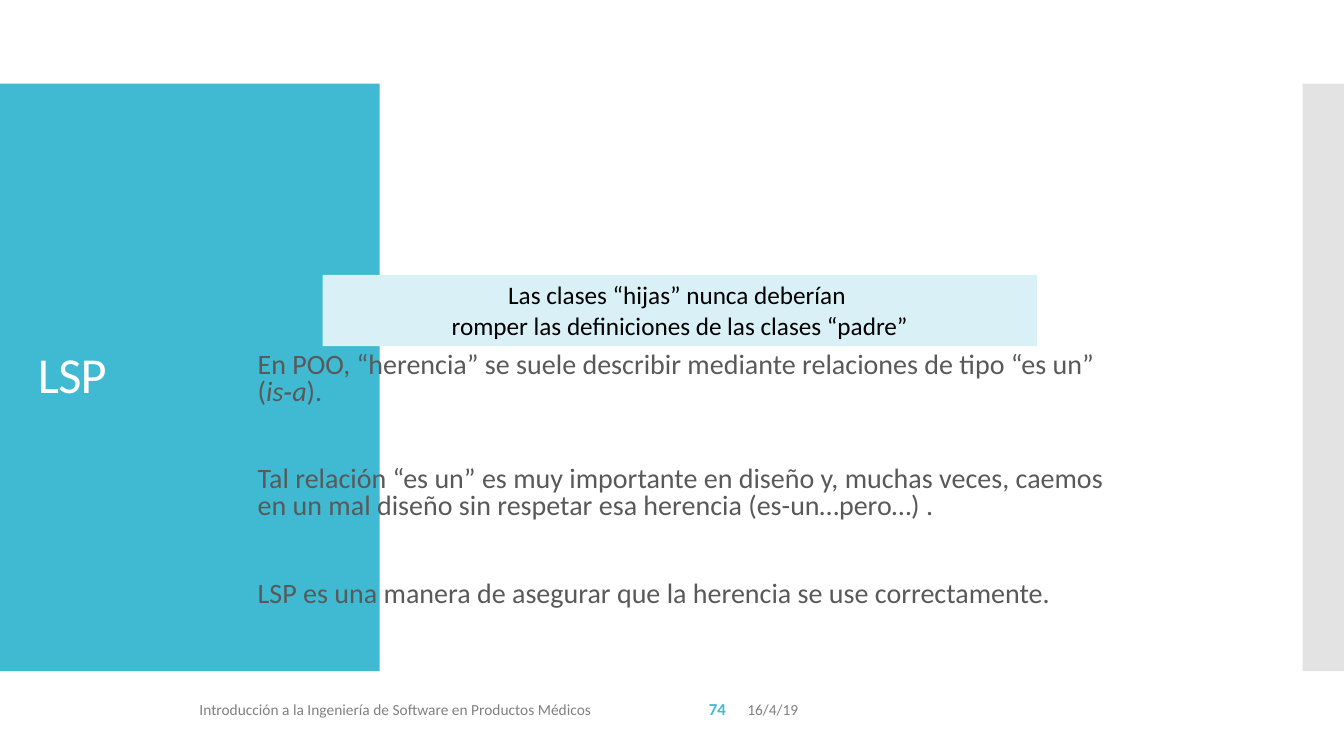
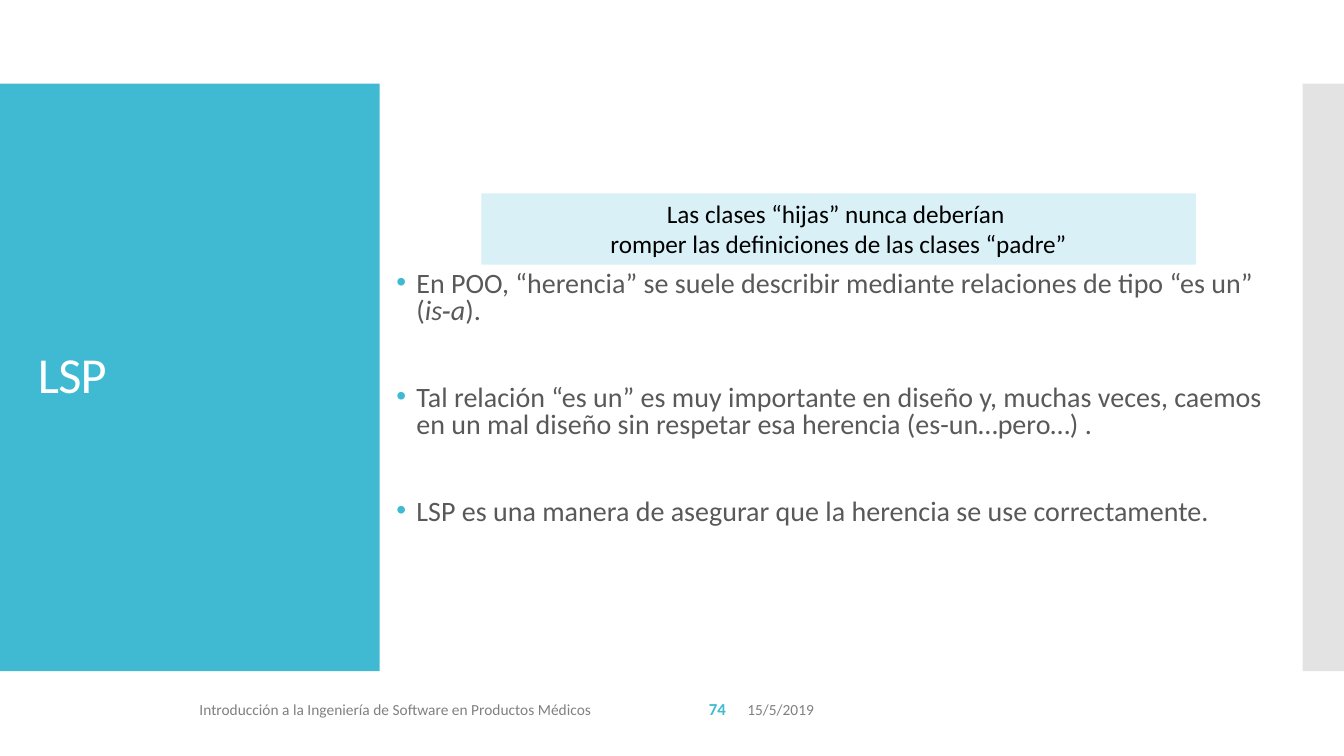
Before and after one commit to vvalotto/IS-en-Sistemas-Embebidos, a slide deck: slide 74 of 04 - IS - Mantenimiento .pptx. Drawn at 1344x756 pixels with LibreOffice and Linux fonts; fonts in the diff are those of the drawing. Boxes give left, top, right and bottom in pixels: in the first picture for what was removed or moved away, otherwise in the second. Text is boxed around its words. In the diff, an @@ line names an element or a change of style, - is before the commit and + after.

```diff
--- a/04 - IS - Mantenimiento .pptx
+++ b/04 - IS - Mantenimiento .pptx
@@ rectangle "Las clases “hijas” nunca deberían": place and size @@
-rectangle "Las clases “hijas” nunca deberían" at (323,275,1037,347)
+rectangle "Las clases “hijas” nunca deberían" at (482,194,1197,265)
@@ text "En POO, “herencia” se suele ..." rewrapped from (258,351,1103,608) to (416,273,1261,526) @@
@@ text at (747,704,814,716): text changed @@
-16/4/19
+15/5/2019
```
Also in this commit, not shown: 93 other slides changed, 1 slide added, 1 slide removed, 5 other files.
